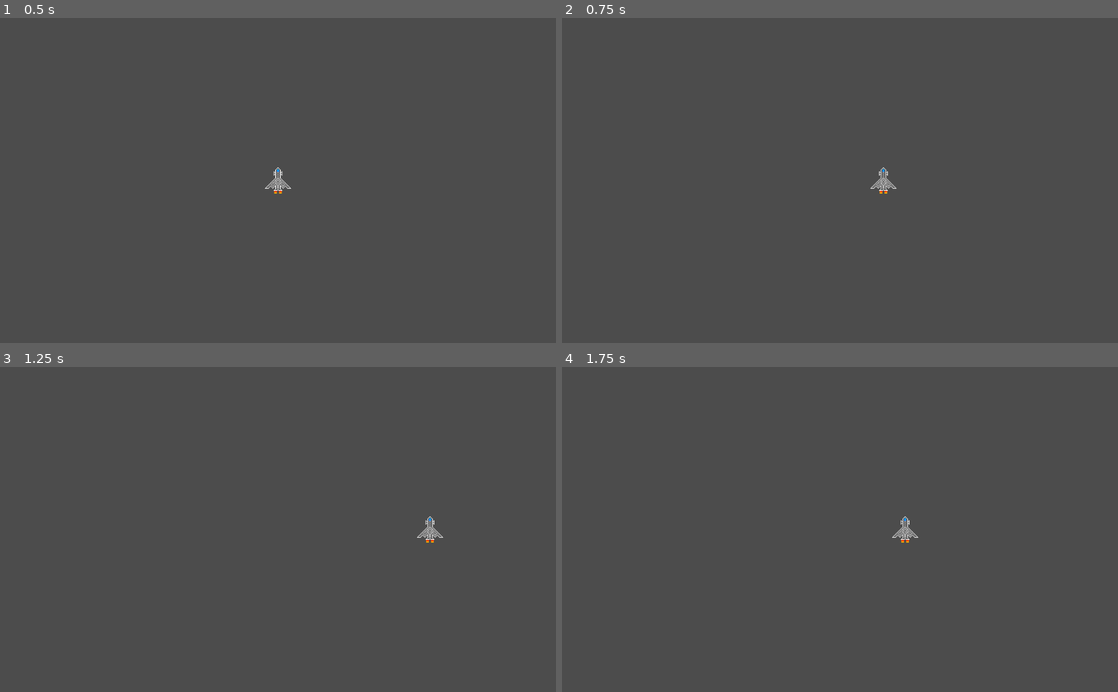
Above: before the commit, frames 1-4 (two rows, left to right).
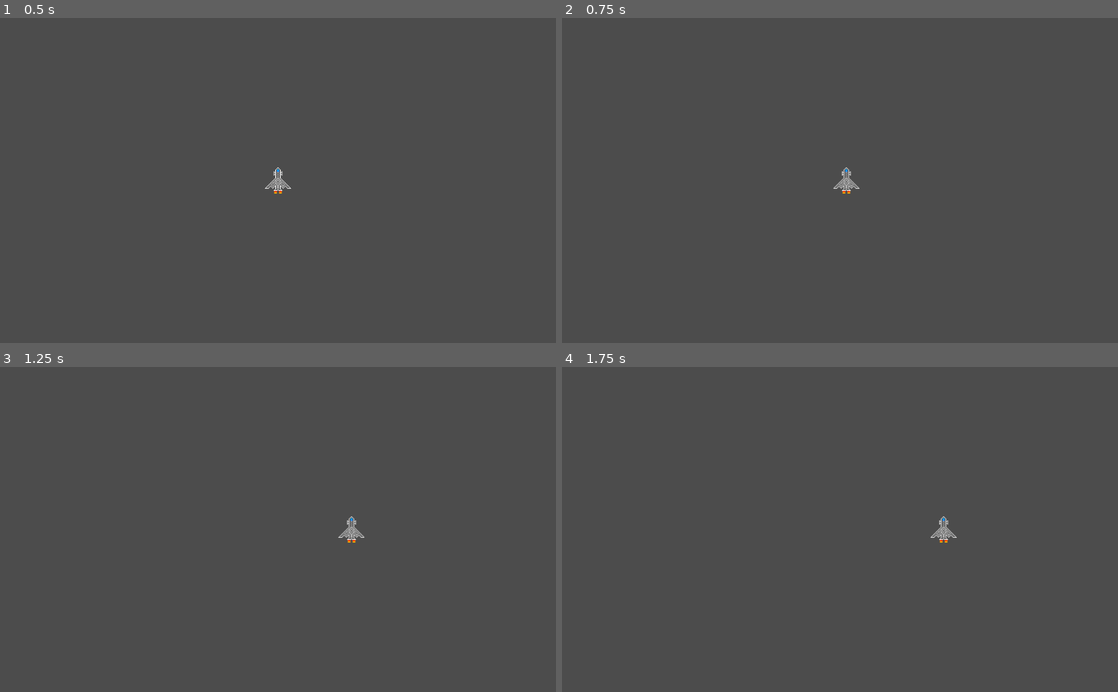
Above: after the commit, the same moments.

Repository: CAABAG/Pixel-Invaders
Game: Godot game, scene res://res/scenes/Player.tscn
Same seed, same stepped clock (60 frames per second), same inputs: the game is played once before the commit and once after it. The project has no main scene, so this scene is started directly.
Inputs:
- Up to frame 1 (0.5 s): no input
- Up to frame 2 (0.75 s): tap Enter at 0.5 s; hold Right (ui_right) from 0.53 s (still down)
- Up to frame 3 (1.25 s): keep holding Right (ui_right)
- Up to frame 4 (1.75 s): release Right (ui_right) at 1.28 s; hold Left (ui_left) from 1.28 s (still down)

Frame 1 is identical in both runs. In frame 2, 0.3% of the frame differs, in the area x 48-61%, y 45-55%; in frame 3, 0.3%; in frame 4, 0.3%.

Commit message:
Make movement more dynamic

Diff:
--- a/src/Player.gd
+++ b/src/Player.gd
@@ -1,28 +1,36 @@
 extends Area2D
 
-export var speed = 400
 var screen_size
+var movement = 0
+var speed = 90
 
 func _ready():
 	screen_size = get_viewport_rect().size
 	position.x = screen_size.x/2
 	position.y = screen_size.y/2
 
+func process_movement():
+	var is_right_pressed = Input.is_action_pressed("ui_right") or Input.is_key_pressed(KEY_D)
+	var is_left_pressed = Input.is_action_pressed("ui_left") or Input.is_key_pressed(KEY_A)
+	if is_right_pressed:
+		if (movement < 0):
+			movement += .3 * speed
+		else:
+			movement += .1 * speed
+	if is_left_pressed:
+		if (movement > 0):
+			movement -= .3 * speed
+		else:
+			movement -= .1 * speed
+	if not is_left_pressed and not is_right_pressed:
+		if (movement > 0):
+			movement -= .3 * speed
+		elif (movement < 0):
+			movement += .3 * speed
+
 func _process(delta):
-	var velocity = Vector2()
-
-	if Input.is_action_pressed("ui_right") or Input.is_key_pressed(KEY_D):
-		velocity.x += 1
-	if Input.is_action_pressed("ui_left") or Input.is_key_pressed(KEY_A):
-		velocity.x -= 1
-
-	if velocity.length() > 0:
-		velocity = velocity.normalized() * speed
-		$AnimatedSprite.play()
-	else:
-		$AnimatedSprite.stop()
-
-	position += velocity * delta
+	process_movement()
+	position.x += movement * delta
 	position.x = clamp(position.x, 0, screen_size.x)
 
 	$AnimatedSprite.animation = "default"
